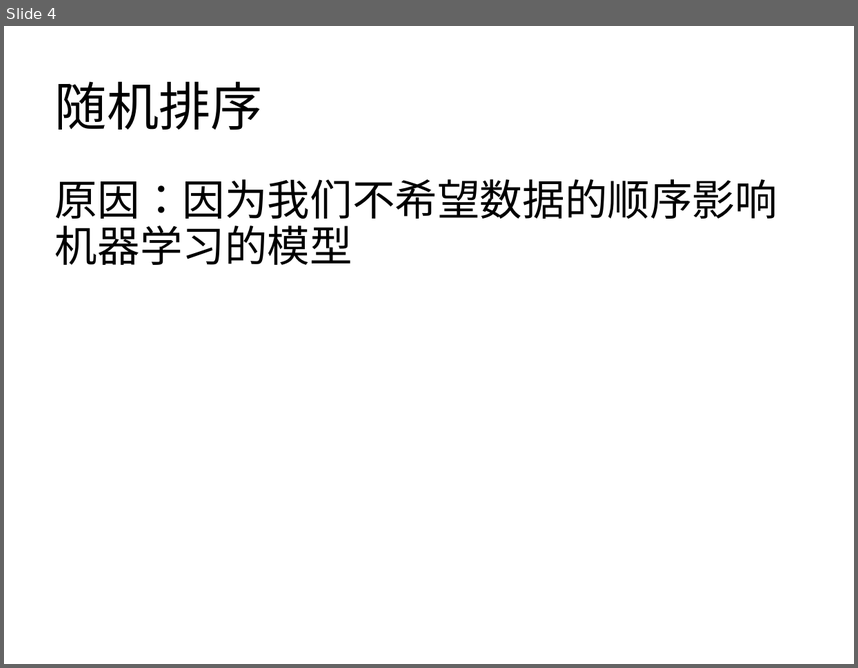
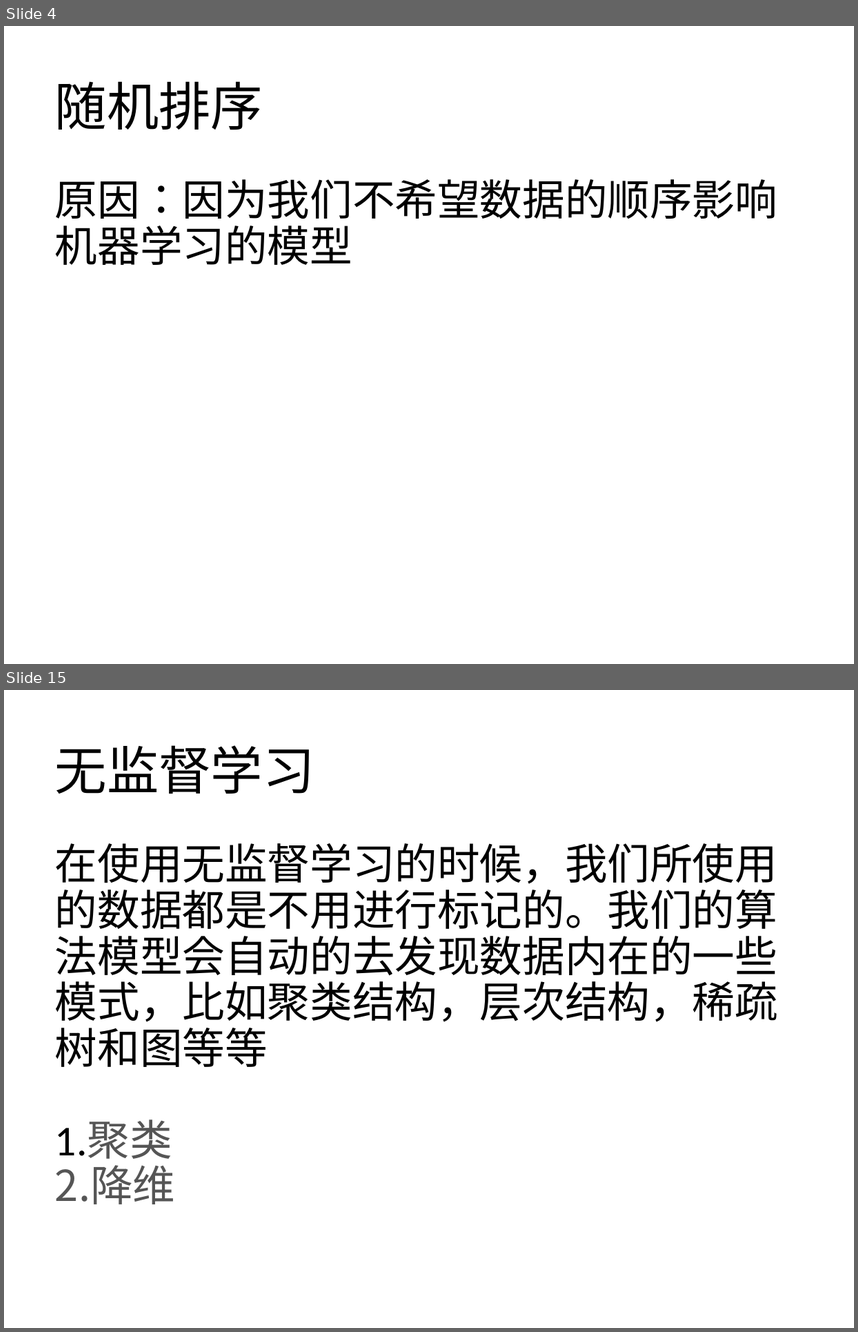
Before and after one commit to zznan0o0/Machine-Learning-materilas, a slide deck: 机器学习.pptx. Shown one above the other, each under a label of ours: slide 4 before the commit, slides 4 and 15 after it; the slides between them are not shown. The pictures are 858x668 and 858x1332 pixels, drawn with LibreOffice and Linux fonts; fonts in the diff are those of the drawing. Boxes give left, top, right and bottom in pixels: in the first picture for what was removed or moved away, otherwise in the second. Text is boxed around its words. In the diff, an @@ line names an element or a change of style, - is before the commit and + after.

```diff
--- a/机器学习.pptx
+++ b/机器学习.pptx
@@ slide 15 added at [4,690,854,1328], background #FFFFFF @@
@@ title added at [55,745,314,793], 44 pt, text #000000 @@
+无监督学习
@@ text added at [55,843,777,1204], 36 pt, text #000000 @@
+在使用无监督学习的时候，我们所使用的数据都是不用进行标记的。我们的算法模型会自动的去发现数据内在的一些模式，比如聚类结构，层次结构，稀疏树和图等等
+1.聚类
+2.降维
```
Also in this commit, not shown: 1 slide changed, 16 other slides added.
